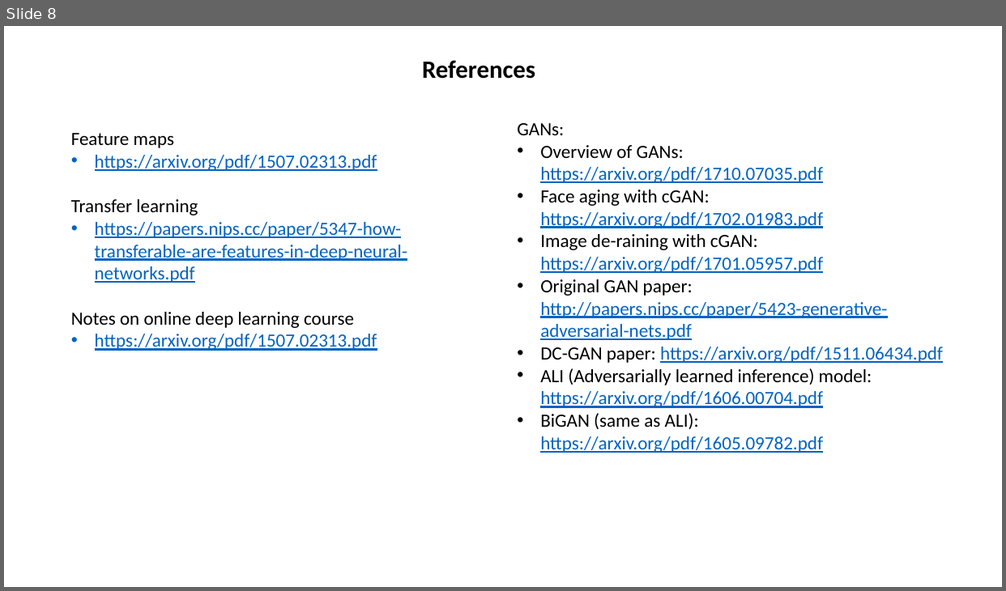
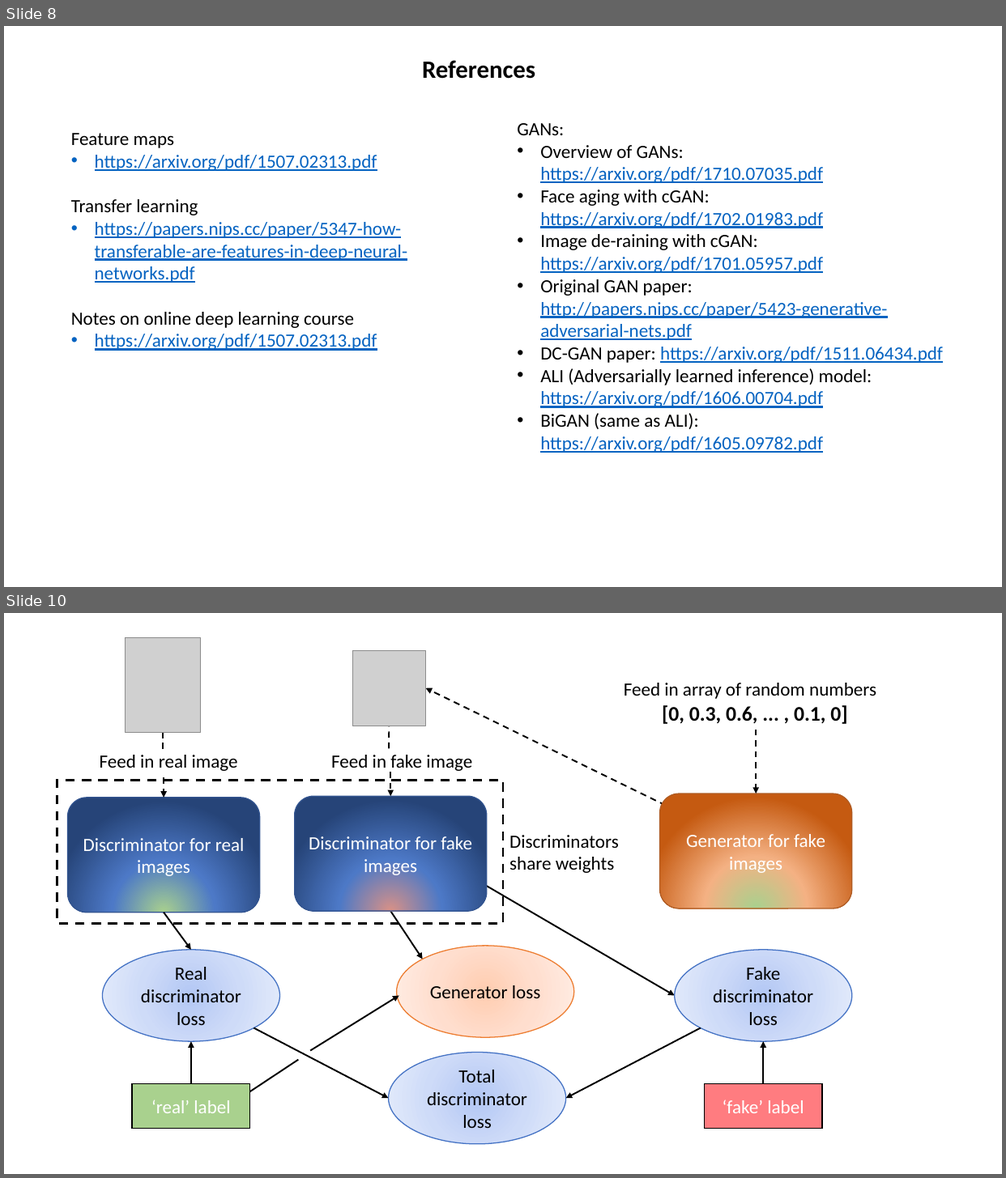
Before and after one commit to SebStrug/ML-for-Chinese-Calligraphy, a slide deck: Compiled graphs.pptx. Shown one above the other, each under a label of ours: slide 8 before the commit, slides 8 and 10 after it; the slides between them are not shown. The pictures are 1006x591 and 1006x1178 pixels, drawn with LibreOffice and Linux fonts; fonts in the diff are those of the drawing; grey boxes stand for pictures. Boxes give left, top, right and bottom in pixels: in the first picture for what was removed or moved away, otherwise in the second. Text is boxed around its words. In the diff, an @@ line names an element or a change of style, - is before the commit and + after.

```diff
--- a/Compiled graphs.pptx
+++ b/Compiled graphs.pptx
@@ slide 10 added at (4, 613, 1002, 1174), background #FFFFFF @@
@@ group added at (57, 637, 876, 1144): 15 arrows, 5 texts, 4 ellipses, 3 rounded rectangles, 3 rectangles, 2 pictures @@
+Discriminator for real images
+Feed in real image
+Discriminator for fake images
+Feed in fake image
+Generator for fake images
+[0, 0.3, 0.6, ... , 0.1, 0]
+Feed in array of random numbers
+Generator loss
+Total discriminator loss
+Fake discriminator loss
+‘fake’ label
+Real discriminator loss
+‘real’ label
+Discriminators share weights
```
Also in this commit, not shown: 1 other slide added, 4 other files.
